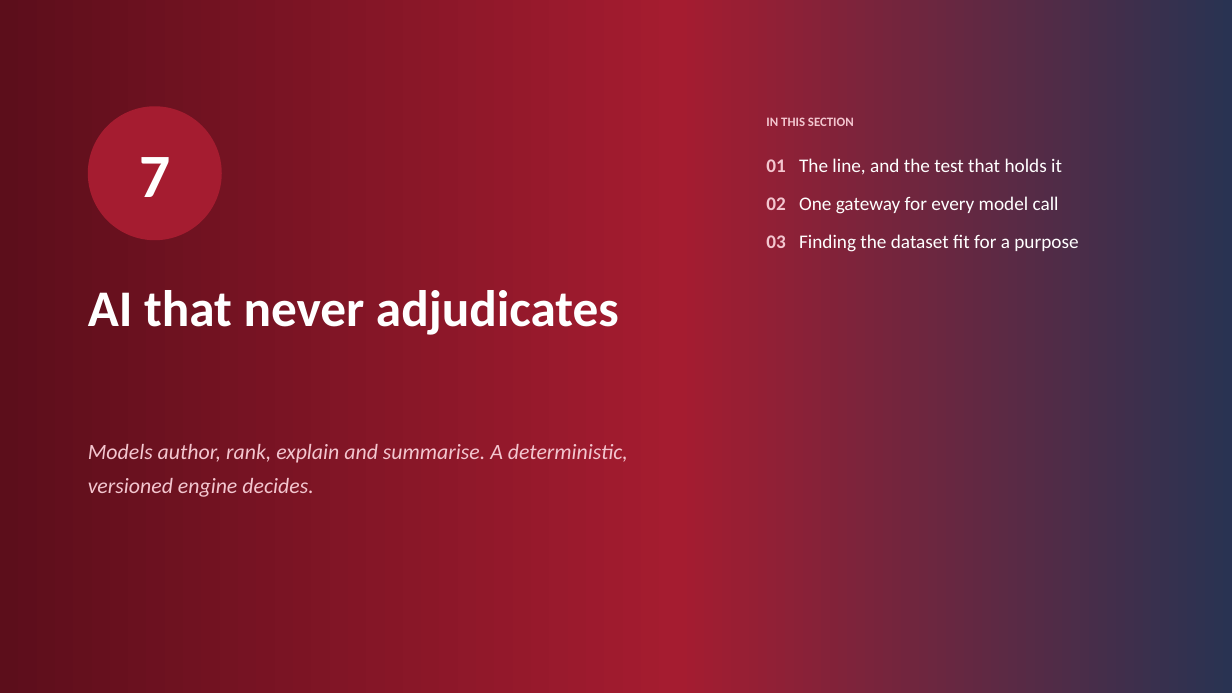
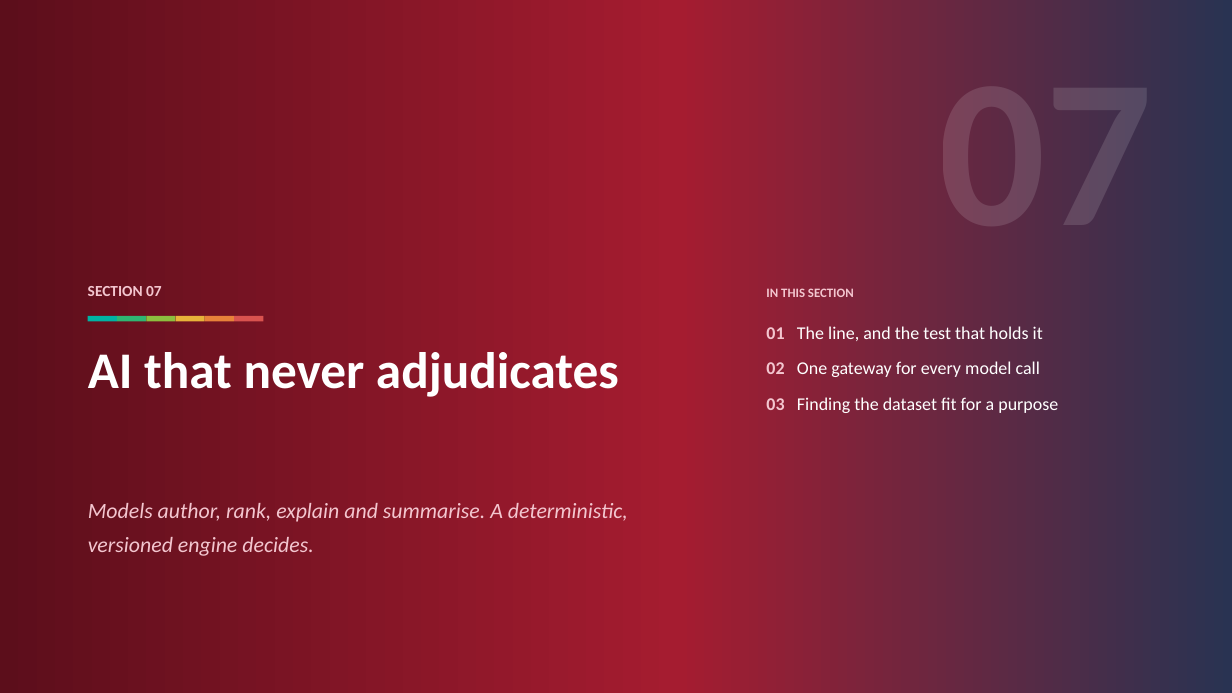
Before and after one commit to ajsinha/prama, a slide deck: slide 37 of docs/publications/deck/Prama-Evidence-First-Data-Quality.pptx. Drawn at 1232x693 pixels with LibreOffice and Linux fonts; fonts in the diff are those of the drawing. Boxes give left, top, right and bottom in pixels: in the first picture for what was removed or moved away, otherwise in the second. Text is boxed around its words. In the diff, an @@ line names an element or a change of style, - is before the commit and + after.

Commit message:
Deck dividers carry the chapter number as a watermark, after DishtaYantra's
Each section divider now sets its number (01 to 10) very large in the top
right, white at 13% opacity, so it reads tone-on-tone across the whole
crimson-to-indigo gradient where a fixed tint would vanish on one end and shout
on the other. It replaces the numbered circle; a short band of the prism's six
rays sits above the title, and the section's contents sit beneath the number.

The rendered audit now gives LibreOffice a profile of its own: with the shared
one, a conversion fails outright whenever any other LibreOffice is running, and
one did during this change.

```diff
--- a/docs/publications/deck/Prama-Evidence-First-Data-Quality.pptx
+++ b/docs/publications/deck/Prama-Evidence-First-Data-Quality.pptx
@@ ellipse removed at (x1=88, y1=106, x2=222, y2=240) @@
-7
@@ text added at (x1=88, y1=286, x2=162, y2=296), 12 pt, text #F3C6CF, bold @@
+SECTION 07
@@ text "IN THIS SECTION" moved from (x1=766, y1=117, x2=854, y2=126) to (x1=766, y1=288, x2=854, y2=297) @@
@@ rectangle added at (x1=88, y1=316, x2=117, y2=322), fill #00B3A4 @@
@@ rectangle added at (x1=117, y1=316, x2=147, y2=322), fill #2FB673 @@
@@ rectangle added at (x1=146, y1=316, x2=176, y2=322), fill #8CBF3F @@
@@ rectangle added at (x1=176, y1=316, x2=205, y2=322), fill #E8B33A @@
@@ rectangle added at (x1=205, y1=316, x2=235, y2=322), fill #E8823A @@
@@ rectangle added at (x1=234, y1=316, x2=263, y2=322), fill #D9534F @@
@@ text "01 The line, and the ..." moved from (x1=766, y1=158, x2=1078, y2=252) to (x1=766, y1=326, x2=1058, y2=413) @@
@@ text "01 The line, and the ..." at (x1=766, y1=326, x2=1058, y2=413): size 15 to 14 pt; less space between paragraphs @@
@@ text "AI that never adjudicates" moved from (x1=88, y1=290, x2=619, y2=335) to (x1=88, y1=352, x2=619, y2=397) @@
@@ text "Models author, rank, explain and ..." moved from (x1=88, y1=444, x2=628, y2=497) to (x1=88, y1=503, x2=628, y2=556) @@
```
Also in this commit, not shown: 9 other slides changed, 3 other files.
